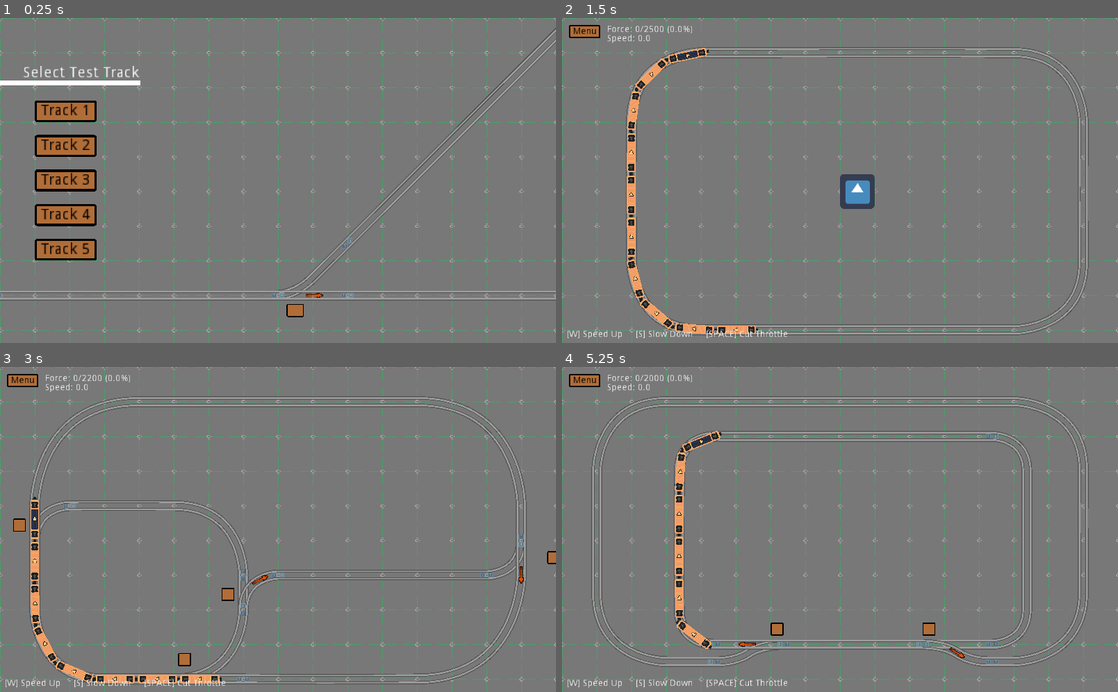
Above: before the commit, frames 1-4 (two rows, left to right).
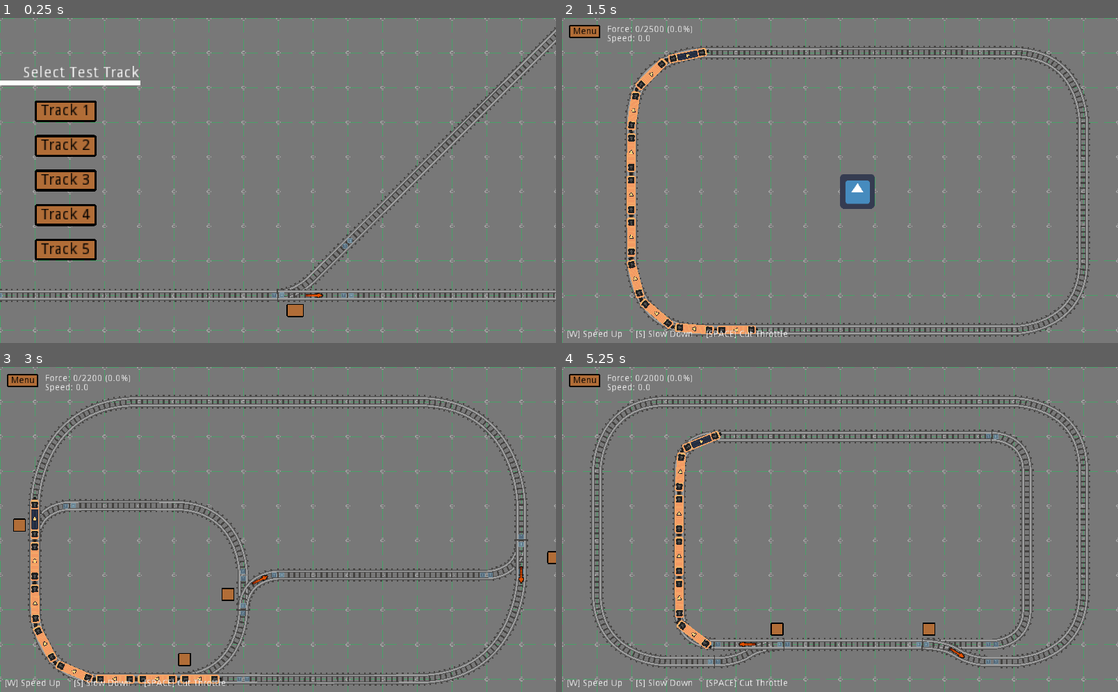
Above: after the commit, the same moments.

Repository: moonbench/simple-godot-train
Game: Godot game, scene res://Scenes/Game.tscn
The game is run twice, just before and just after one commit, with the same random seed, the same clock (stepped at 60 frames per second) and the same inputs. The engine's default icon, where the game draws it, is replaced by a stand-in: a white triangle on a blue panel in a dark square.
Inputs (mouse positions are in pixels of both pictures, inside the frame that each line leads up to):
- Up to frame 1 (0.25 s): no input
- Up to frame 2 (1.5 s): click "Track 1" at 0.5 s; click (856, 190) at 1.25 s
- Up to frame 3 (3 s): click "Menu" at 2 s; click "Track 2" at 2.75 s
- Up to frame 4 (5.25 s): click (1117, 558) at 3.52 s; click "Menu" at 4.25 s; click "Track 3" at 5 s

The runs differ from the first frame. In frame 1, 1.1% of the frame differs, in the area x 0-100%, y 2-88%; in frame 2, 1.3%; in frame 3, 2.1%; in frame 4, 2.4%, in the area x 5-95%, y 8-93%.

Commit message:
Add multimeshinstance2d crossties (sleepers) to train tracks

Diff:
--- a/Scenes/Track.tscn
+++ b/Scenes/Track.tscn
@@ -1,10 +1,11 @@
-[gd_scene load_steps=10 format=2]
+[gd_scene load_steps=13 format=2]
 
 [ext_resource path="res://Scripts/TrackSegment.gd" type="Script" id=1]
 [ext_resource path="res://Assets/arrow.png" type="Texture" id=2]
 [ext_resource path="res://Assets/track.png" type="Texture" id=3]
 [ext_resource path="res://Assets/tail.png" type="Texture" id=4]
 [ext_resource path="res://Assets/head.png" type="Texture" id=5]
+[ext_resource path="res://Assets/crosstie.png" type="Texture" id=6]
 
 [sub_resource type="VisualShaderNodeTexture" id=2]
 output_port_for_preview = 0
@@ -54,10 +55,39 @@
 "points": PoolVector2Array( 0, 0, 0, 0, 0, 0, 0, 0, 0, 0, 256, 0 )
 }
 
+[sub_resource type="ArrayMesh" id=7]
+surfaces/0 = {
+"aabb": AABB( -1.5, -12.5, 0, 3.00001, 25, 0 ),
+"array_data": PoolByteArray( 0, 0, 192, 63, 0, 0, 72, 65, 0, 0, 128, 63, 0, 0, 128, 63, 0, 0, 192, 191, 0, 0, 72, 65, 0, 0, 0, 0, 0, 0, 128, 63, 0, 0, 192, 191, 0, 0, 72, 193, 0, 0, 0, 0, 0, 0, 0, 0, 0, 0, 192, 63, 0, 0, 72, 193, 0, 0, 128, 63, 0, 0, 0, 0 ),
+"array_index_data": PoolByteArray( 3, 0, 0, 0, 1, 0, 1, 0, 2, 0, 3, 0 ),
+"blend_shape_data": [  ],
+"format": 262417,
+"index_count": 6,
+"primitive": 4,
+"skeleton_aabb": [  ],
+"vertex_count": 4
+}
+
+[sub_resource type="MultiMesh" id=6]
+resource_local_to_scene = true
+instance_count = 25
+mesh = SubResource( 7 )
+transform_2d_array = PoolVector2Array( 1, 0, 0, 1, 0, 0, 1, 0, 0, 1, 9.99618, 0, 1, 0, 0, 1, 19.9919, 0, 1, 0, 0, 1, 29.9807, 0, 1, 0, 0, 1, 40.0141, 0, 1, 0, 0, 1, 50.0128, 0, 1, 0, 0, 1, 60.0368, 0, 1, 0, 0, 1, 70.0378, 0, 1, 0, 0, 1, 80.0697, 0, 1, 0, 0, 1, 90.13, 0, 1, 0, 0, 1, 100.131, 0, 1, 0, 0, 1, 110.146, 0, 1, 0, 0, 1, 120.186, 0, 1, 0, 0, 1, 130.156, 0, 1, 0, 0, 1, 140.115, 0, 1, 0, 0, 1, 150.119, 0, 1, 0, 0, 1, 160.147, 0, 1, 0, 0, 1, 170.133, 0, 1, 0, 0, 1, 180.109, 0, 1, 0, 0, 1, 190.123, 0, 1, 0, 0, 1, 200.089, 0, 1, 0, 0, 1, 210.129, 0, 1, 0, 0, 1, 220.148, 0, 1, 0, 0, 1, 230.151, 0, 1, 0, 0, 1, 240.17, 0 )
+
 [node name="TestRail" type="Path2D"]
 material = SubResource( 4 )
 curve = SubResource( 1 )
 script = ExtResource( 1 )
+
+[node name="Crosstie" type="MeshInstance2D" parent="."]
+visible = false
+position = Vector2( -8, -16 )
+mesh = SubResource( 7 )
+texture = ExtResource( 6 )
+
+[node name="MultiMeshInstance2D" type="MultiMeshInstance2D" parent="."]
+multimesh = SubResource( 6 )
+texture = ExtResource( 6 )
 
 [node name="HeadPoint" type="PathFollow2D" parent="."]
 z_index = 3
--- a/Scripts/TrackSegment.gd
+++ b/Scripts/TrackSegment.gd
@@ -2,13 +2,19 @@
 
 extends Path2D
 
+export var crosstie_distance = 10
+
 signal wheel_at_head
 signal wheel_at_tail
+
+onready var _crosstie_mesh_instance = $Crosstie
+onready var _crosstie_multimesh = $MultiMeshInstance2D
 
 class_name Track
 
 func _ready():
 	_update_sprites_for_curve()
+	_distribute_crossties()
 
 func _update_sprites_for_curve():
 	$HeadPoint.unit_offset = 0
@@ -16,6 +22,22 @@
 	$HeadPoint/Sprite.global_rotation = 0
 	$TailPoint/Sprite.global_rotation = 0
 	$Line2D.points = curve.get_baked_points()
+
+func _distribute_crossties():
+	var crossties = _crosstie_multimesh.multimesh
+	crossties.mesh = _crosstie_mesh_instance.mesh
+
+	var curve_length = curve.get_baked_length()
+	var crosstie_count = floor(curve_length / crosstie_distance)
+	crossties.instance_count = crosstie_count
+
+	for i in range(crosstie_count):
+		var t = Transform2D()
+		var crosstie_position = curve.interpolate_baked(i * crosstie_distance)
+		var next_position = curve.interpolate_baked((i + 1) * crosstie_distance)
+		t = t.rotated((next_position - crosstie_position).normalized().angle())
+		t.origin = crosstie_position
+		crossties.set_instance_transform_2d(i, t)
 
 func enter_from_head(wheel: PathFollow2D, extra, is_forward):
 	wheel.set_rail(self)
Binary file added: Assets/crosstie.png
Not shown, added: Assets/crosstie.png.import
